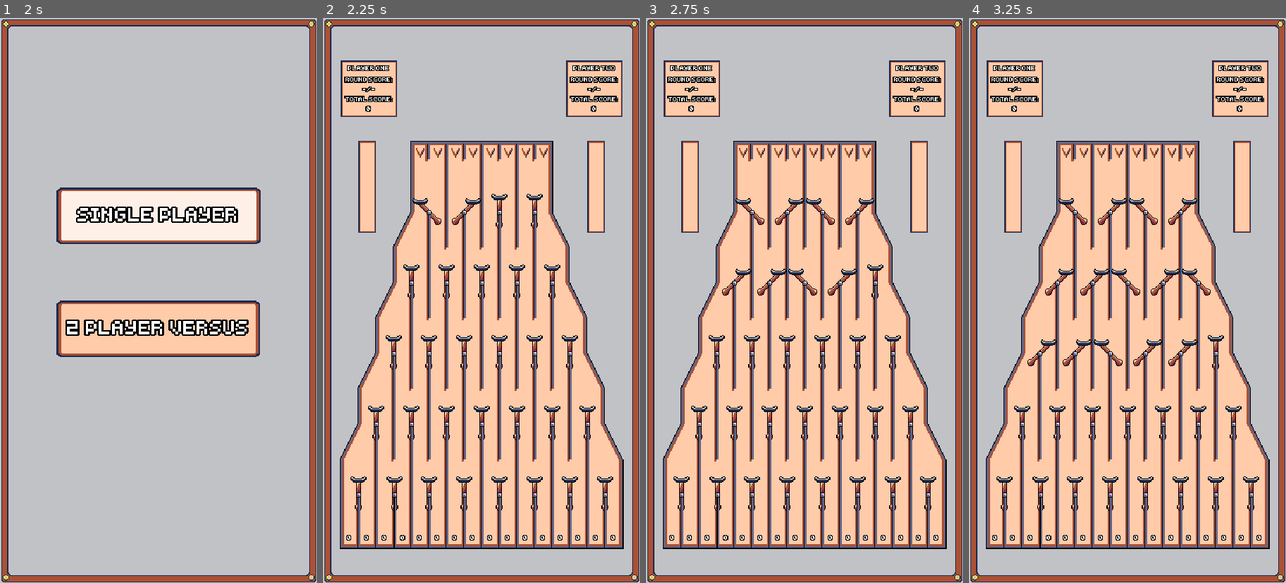
Above: before the commit, frames 1-4 (left to right).
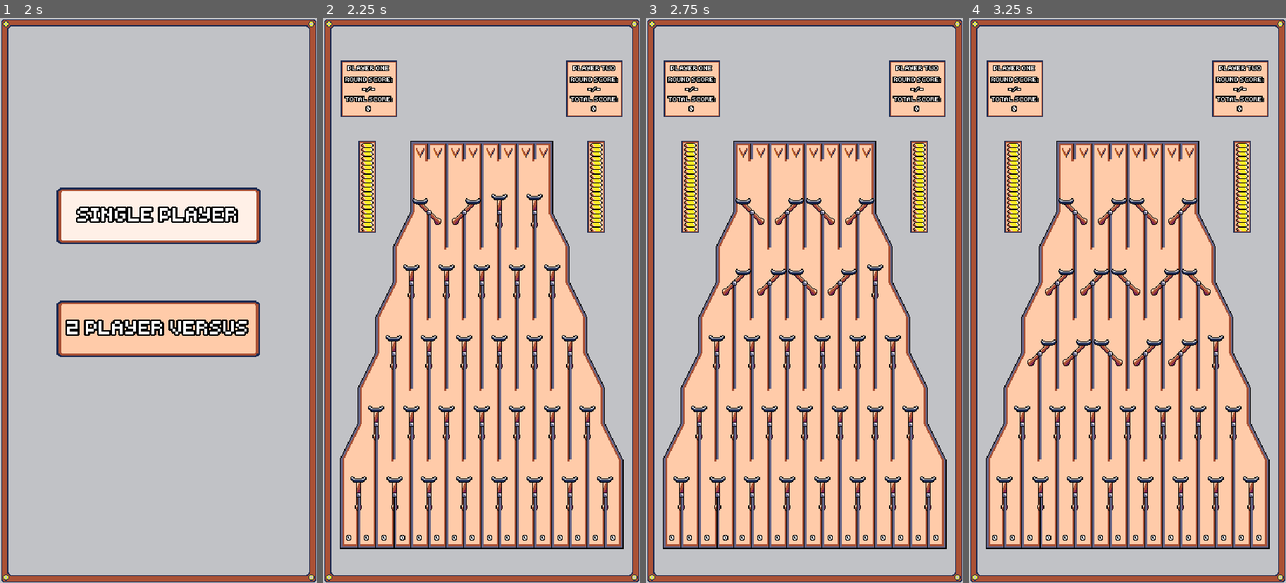
Above: after the commit, the same moments.

Repository: nico-bebop/Coin-Drop
Game: Godot game, scene res://menu/main_menu.tscn
Same seed, same stepped clock (60 frames per second), same inputs: the game is played once before the commit and once after it.
Inputs (mouse positions are in pixels of both pictures, inside the frame that each line leads up to):
- Up to frame 1 (2 s): click "SINGLE PLAYER" at 0.5 s; click "SINGLE PLAYER" at 1.25 s
- Up to frame 2 (2.25 s): click "2 PLAYER VERSUS" at 2 s
- Up to frame 3 (2.75 s): no input
- Up to frame 4 (3.25 s): move the mouse to (1067, 153) at 2.77 s; click (1067, 153) at 2.85 s

Frame 1 is identical in both runs. In frame 2, 1.0% of the frame differs, in the area x 12-89%, y 22-38%; in frame 3, 1.0%; in frame 4, 1.0%.

Commit message:
Coin meter empty animation

Diff:
--- a/board/ui/player.gd
+++ b/board/ui/player.gd
@@ -14,15 +14,18 @@
 onready var coin_meter = $CoinMeter
 onready var score = $Score
 onready var turn_system = $".."
+onready var tween = $Tween
 
 
 func _ready():
 	$PlayerName.text = player_name
-	set_max_coin_meter()
 
 
 func _on_Board_board_ready():
 	set_label_text()
+	empty_coin_meter()
+	yield(tween, "tween_completed")
+	set_max_coin_meter()
 
 
 func update_score(value):
@@ -56,6 +59,11 @@
 	coin_meter.step = coin_meter.max_value / 20
 
 
+func empty_coin_meter():
+	tween.interpolate_property($CoinMeter, "value", null, 0, 1)
+	tween.start()
+
+
 func set_active(value):
 	active = value
 	highlight_active_player()
@@ -63,6 +71,9 @@
 
 func _on_TurnSystem_round_ended(current_round):
 	set_label_text()
+	empty_coin_meter()
+	yield(tween, "tween_completed")
+
 	if current_round != Globals.FINAL_ROUND:
 		update_coin_meter()
 		set_max_coin_meter()
--- a/board/ui/player.tscn
+++ b/board/ui/player.tscn
@@ -86,7 +86,10 @@
 margin_right = 36.0
 margin_bottom = 232.0
 max_value = 20.0
+value = 20.0
 texture_under = ExtResource( 5 )
 texture_progress = ExtResource( 6 )
 texture_progress_offset = Vector2( 2, 2 )
 fill_mode = 3
+
+[node name="Tween" type="Tween" parent="."]
